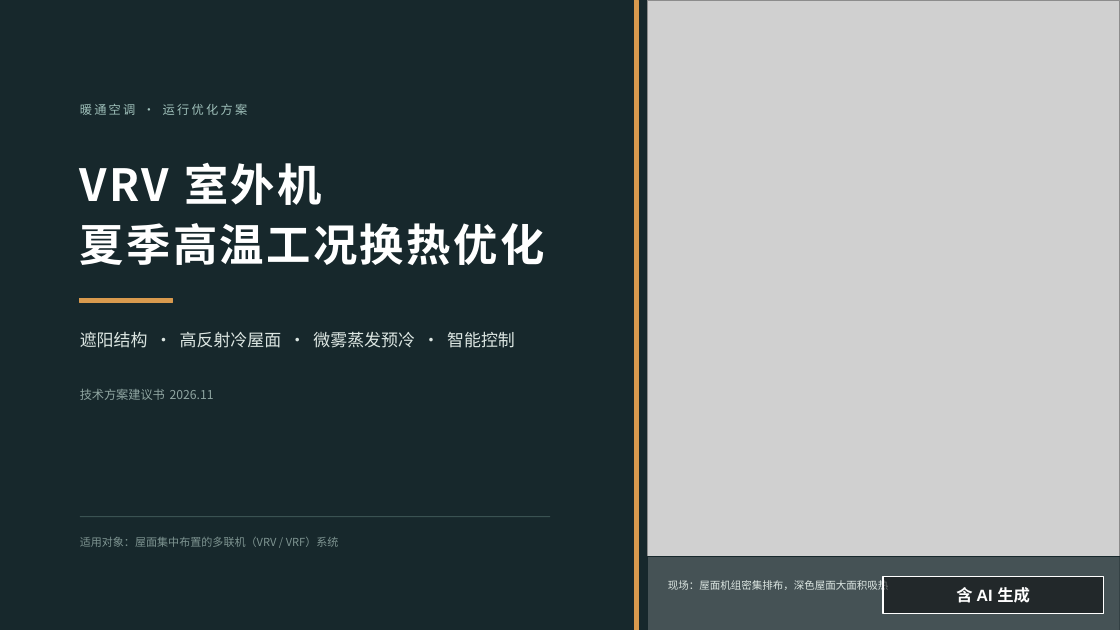
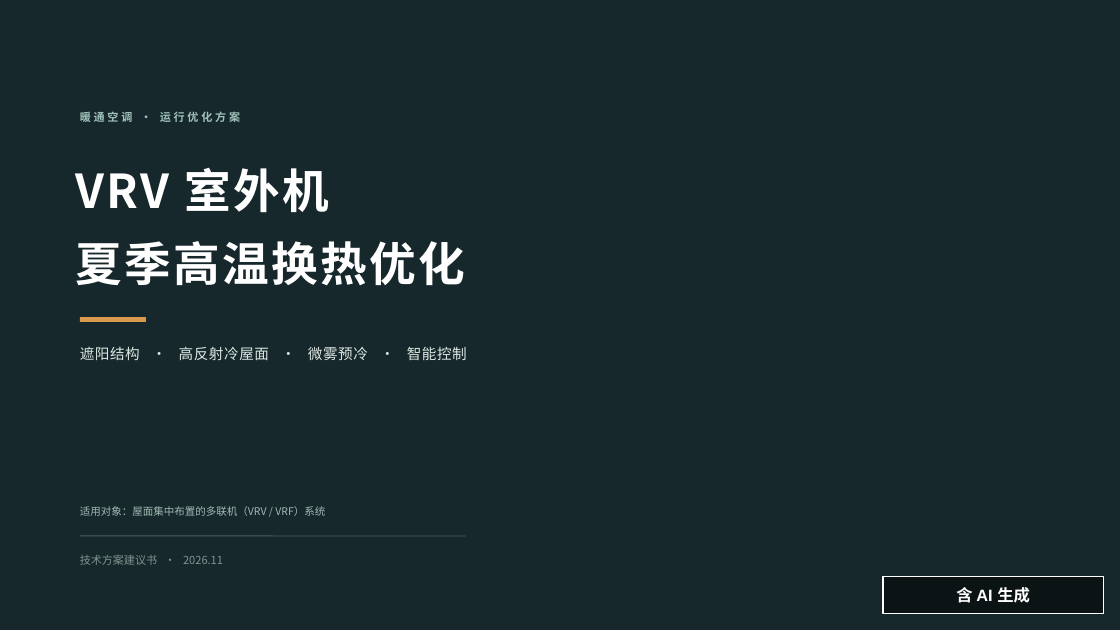
Before and after one commit to shuntingliang/onBeJavaArchitect, a slide deck: slide 1 of VRV室外机夏季高温工况换热优化方案.pptx. Drawn at 1120x630 pixels with LibreOffice and Linux fonts; fonts in the diff are those of the drawing; grey boxes stand for pictures; background and template pictures are left out. Boxes give left, top, right and bottom in pixels: in the first picture for what was removed or moved away, otherwise in the second. Text is boxed around its words. In the diff, an @@ line names an element or a change of style, - is before the commit and + after.

Commit message:
feat: VRV室外机房夏季散热节能方案

```diff
--- a/VRV室外机夏季高温工况换热优化方案.pptx
+++ b/VRV室外机夏季高温工况换热优化方案.pptx
@@ rectangle removed at [634, 0, 639, 630] @@
@@ picture removed at [648, 0, 1120, 630] @@
@@ text "暖通空调 · 运行优化方案": place and size @@
-text "暖通空调 · 运行优化方案" at [80, 104, 248, 115]
+text "暖通空调 · 运行优化方案" at [80, 111, 240, 122]
@@ text "暖通空调 · 运行优化方案" at [80, 111, 240, 122]: size 10.5 to 9.5 pt, text colour #9FC0BA to #9FC2BA, letter spacing 2 to 2.4 pt, bold on @@
@@ text added at [76, 168, 330, 213], 40 pt, text #FFFFFF, bold @@
+VRV 室外机
@@ text at [76, 241, 465, 286]: text changed; size 38 to 40 pt @@
-VRV 室外机
-夏季高温工况换热优化
+夏季高温换热优化
@@ rectangle: place and size @@
-rectangle at [80, 298, 172, 302]
+rectangle at [80, 318, 145, 322]
@@ text at [80, 346, 467, 360]: text changed; size 14.5 to 12.5 pt; text colour #DCE6E2 to #DCE7E3 @@
-遮阳结构 · 高反射冷屋面 · 微雾蒸发预冷 · 智能控制
+遮阳结构 · 高反射冷屋面 · 微雾预冷 · 智能控制
@@ text removed at [170, 390, 214, 399] @@
-2026.11
@@ text "适用对象：屋面集中布置的多联机（VRV / VRF）系统": place and size @@
-text "适用对象：屋面集中布置的多联机（VRV / VRF）系统" at [80, 537, 339, 547]
+text "适用对象：屋面集中布置的多联机（VRV / VRF）系统" at [80, 506, 325, 516]
@@ text "适用对象：屋面集中布置的多联机（VRV / VRF）系统" at [80, 506, 325, 516]: size 9.5 to 9 pt, text colour #7E9491 to #9FB8B2 @@
@@ line moved from (80, 517) - (550, 517) to (80, 536) - (466, 536) @@
@@ line (80, 536) - (466, 536): stroke #3A5252 0.75 pt to #46605C 0.75 pt @@
@@ text at [80, 555, 223, 565]: text changed; size 10.5 to 9.5 pt; text colour #8FA5A1 to #7E948F @@
-技术方案建议书
+技术方案建议书 · 2026.11
@@ rectangle removed at [648, 556, 1120, 630] @@
@@ text removed at [668, 578, 889, 592] @@
-现场：屋面机组密集排布，深色屋面大面积吸热
```
Also in this commit, not shown: 1 other slide changed, 2 slides added, 13 slides removed, 8 other files.
